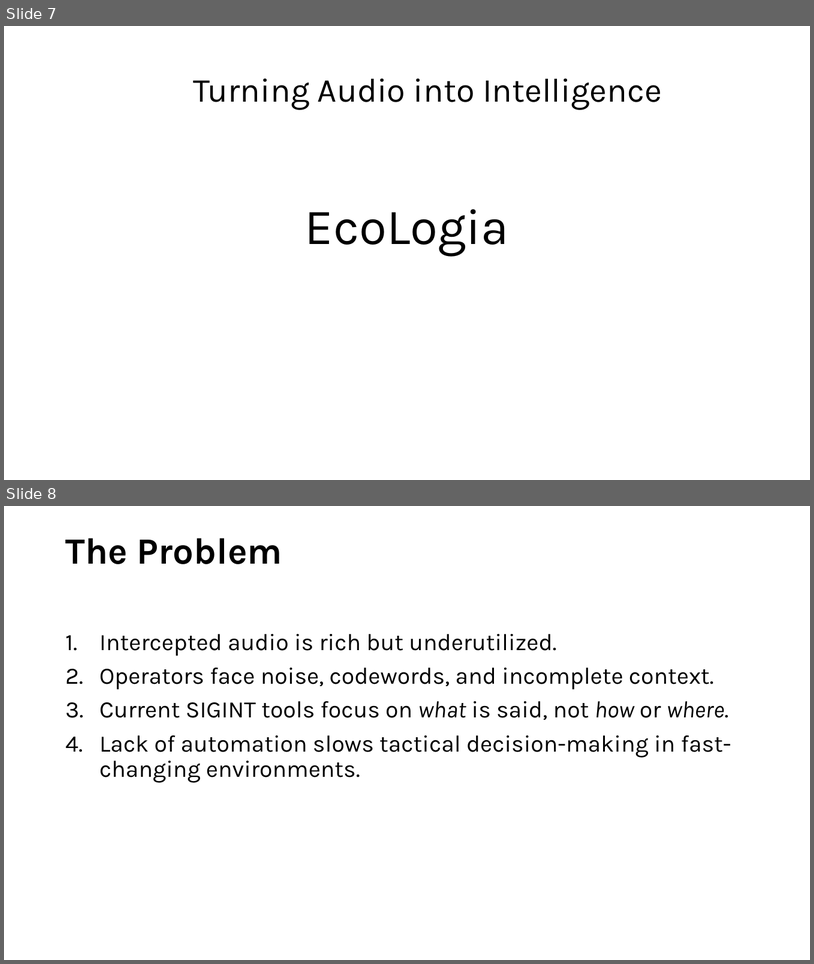
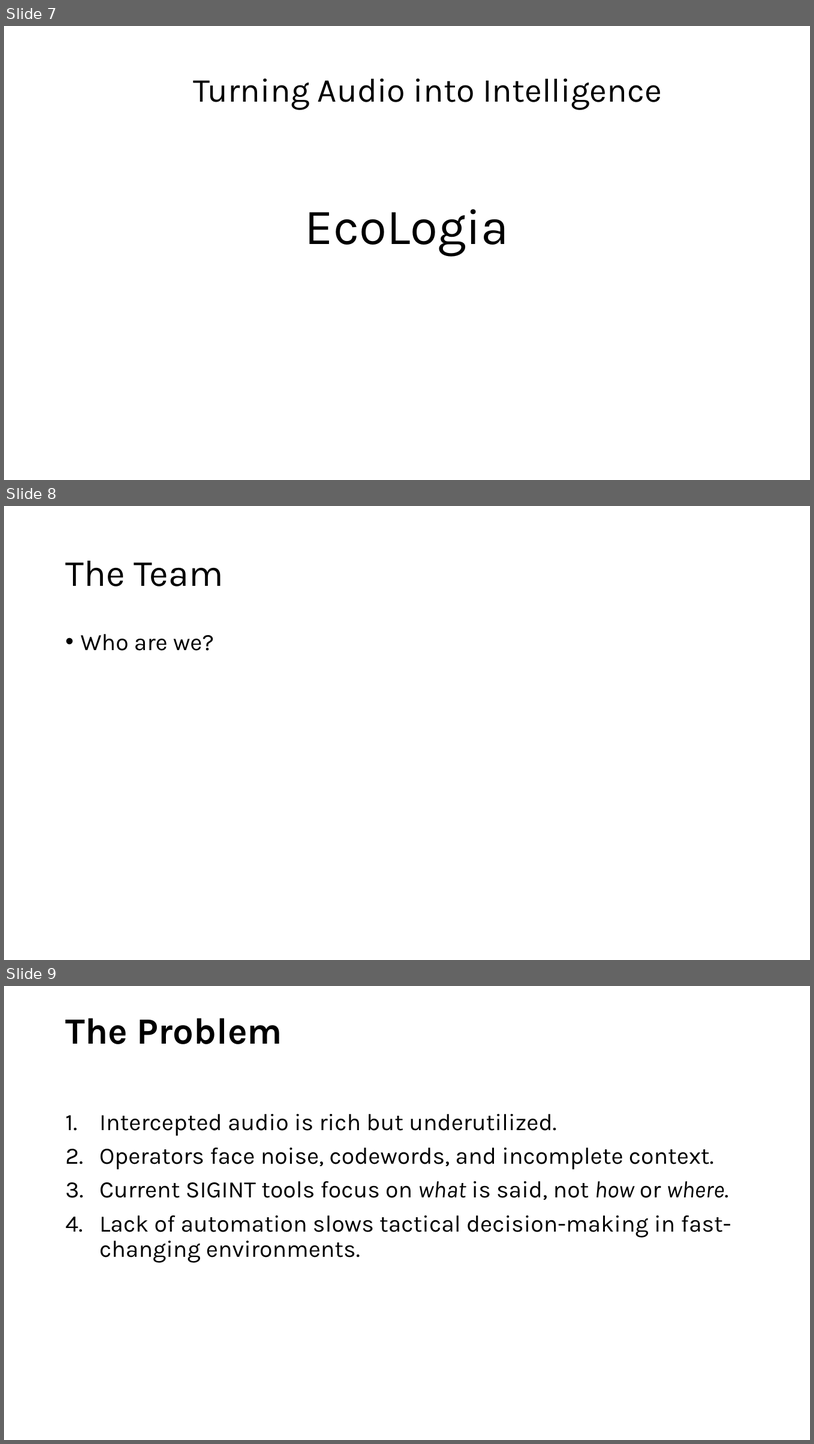
Before and after one commit to Larsters/echologia, a slide deck: resources/Presentation_EcoLogia.pptx. Shown one above the other, each under a label of ours: slides 7 and 8 before the commit, slides 7, 8 and 9 after it. The pictures are 814x964 and 814x1444 pixels, drawn with LibreOffice and Linux fonts; fonts in the diff are those of the drawing. Boxes give left, top, right and bottom in pixels: in the first picture for what was removed or moved away, otherwise in the second. Text is boxed around its words. In the diff, an @@ line names an element or a change of style, - is before the commit and + after.

```diff
--- a/resources/Presentation_EcoLogia.pptx
+++ b/resources/Presentation_EcoLogia.pptx
@@ slide 8 added at bbox=[4, 506, 810, 960], background #FFFFFF @@
@@ title added at bbox=[65, 561, 224, 586], 44 pt, text #000000 @@
+The Team
@@ text added at bbox=[81, 634, 214, 651], 28 pt, text #000000 @@
+• Who are we?
@@ what was slide 8 is now slide 9 @@
```
Also in this commit, not shown: 2 slides changed, 1 other slide added, 1 other file.
